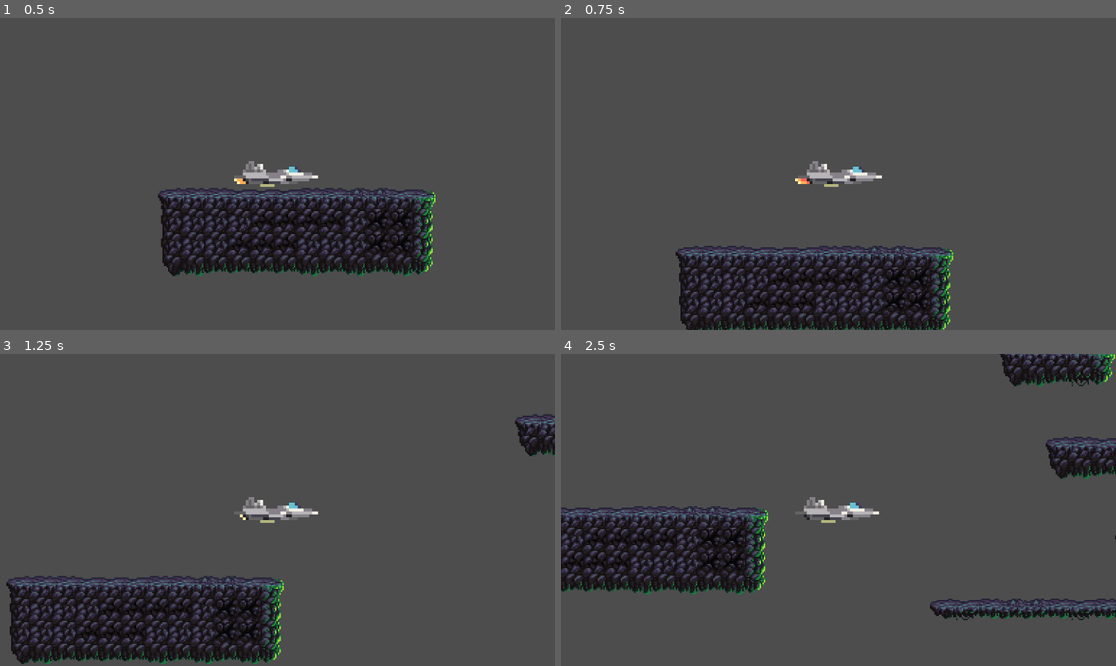
Above: before the commit, frames 1-4 (two rows, left to right).
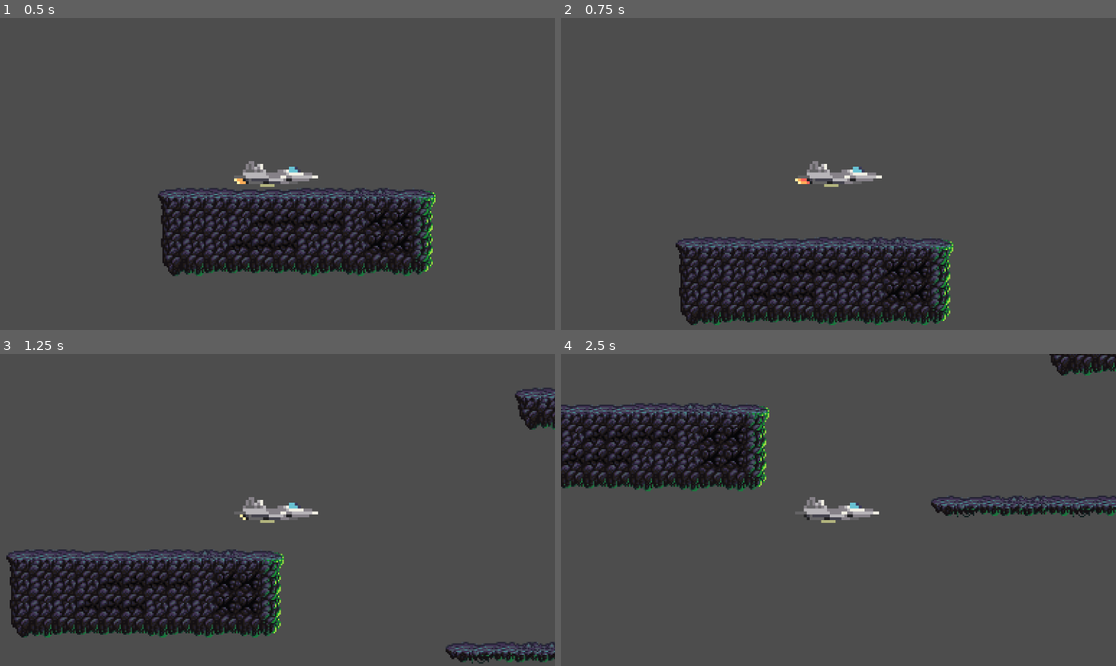
Above: after the commit, the same moments.

Repository: eddbra73/92005-Internal
Game: Godot game, scene res://scenes/Base Game.tscn
Two runs of this game, one before a commit and one after it. Both use one fixed random seed, a clock stepped at 60 frames per second and the inputs below.
Inputs:
- Up to frame 1 (0.5 s): no input
- Up to frame 2 (0.75 s): tap Enter (ui_accept) at 0.5, 0.6 s; hold Right (ui_right) from 0.53 s (still down)
- Up to frame 3 (1.25 s): keep holding Right (ui_right); tap Enter (ui_accept) at 0.77, 1.07 s
- Up to frame 4 (2.5 s): tap Enter (ui_accept) at 1.35, 1.52, 1.82, 2.1 s; release Right (ui_right) at 2.03 s; hold Left (ui_left) from 2.03 s (still down)

Frame 1 is identical in both runs. In frame 2, 8.7% of the frame differs, in the area x 20-71%, y 70-100%; in frame 3, 15%; in frame 4, 24%, in the area x 0-100%, y 0-86%.

Commit message:
v1.6 Movement
I tried to fix the movement and not make it like Flappy Bird but it didn't really work but next time I think I can do it.

Diff:
--- a/Scripts/player_controls.gd
+++ b/Scripts/player_controls.gd
@@ -1,28 +1,4 @@
 extends CharacterBody2D
 
-
-const SPEED = 300.0
-const JUMP_VELOCITY = -450.0
-
-# Get the gravity from the project settings to be synced with RigidBody nodes.
-var gravity = ProjectSettings.get_setting("physics/2d/default_gravity")
-
-
-func _physics_process(delta):
-	# Add the gravity.
-	if not is_on_floor():
-		velocity.y += gravity * delta
-
-	# Handle jump.
-	if Input.is_action_just_pressed("ui_accept") and is_on_floor():
-		velocity.y = JUMP_VELOCITY
-
-	# Get the input direction and handle the movement/deceleration.
-	# As good practice, you should replace UI actions with custom gameplay actions.
-	var direction = Input.get_axis("ui_left", "ui_right")
-	if direction:
-		velocity.x = direction * SPEED
-	else:
-		velocity.x = move_toward(velocity.x, 0, SPEED)
-
-	move_and_slide()
+var max_speed = 100
+var last_direction := Vector2(1,0)
--- /dev/null
+++ b/Scripts/player_movement.gd
@@ -0,0 +1,28 @@
+extends CharacterBody2D
+
+
+const SPEED = 300.0
+const JUMP_VELOCITY = -400.0
+
+# Get the gravity from the project settings to be synced with RigidBody nodes.
+var gravity = ProjectSettings.get_setting("physics/2d/default_gravity")
+
+
+func _physics_process(delta):
+	# Add the gravity.
+	if not is_on_floor():
+		velocity.y += gravity * delta
+
+	# Handle jump.
+	if Input.is_action_just_pressed("ui_accept") and is_on_floor():
+		velocity.y = JUMP_VELOCITY
+
+	# Get the input direction and handle the movement/deceleration.
+	# As good practice, you should replace UI actions with custom gameplay actions.
+	var direction = Input.get_axis("ui_left", "ui_right")
+	if direction:
+		velocity.x = direction * SPEED
+	else:
+		velocity.x = move_toward(velocity.x, 0, SPEED)
+
+	move_and_slide()
--- a/scenes/Base Game.tscn
+++ b/scenes/Base Game.tscn
@@ -2,7 +2,7 @@
 
 [ext_resource type="Texture2D" uid="uid://7bko57qdhubu" path="res://sprites/AlienRock1 16x16.png" id="1_3bixt"]
 [ext_resource type="PackedScene" uid="uid://cn3d87q3272o2" path="res://scenes/player.tscn" id="2_gx0ac"]
-[ext_resource type="Script" path="res://Scripts/player_controls.gd" id="3_hvi8v"]
+[ext_resource type="Script" path="res://Scripts/player_movement.gd" id="3_rrpyh"]
 
 [sub_resource type="TileSetAtlasSource" id="TileSetAtlasSource_8dk15"]
 texture = ExtResource("1_3bixt")
@@ -517,4 +517,4 @@
 
 [node name="CharacterBody2D" parent="." instance=ExtResource("2_gx0ac")]
 position = Vector2(230, 398)
-script = ExtResource("3_hvi8v")
+script = ExtResource("3_rrpyh")
